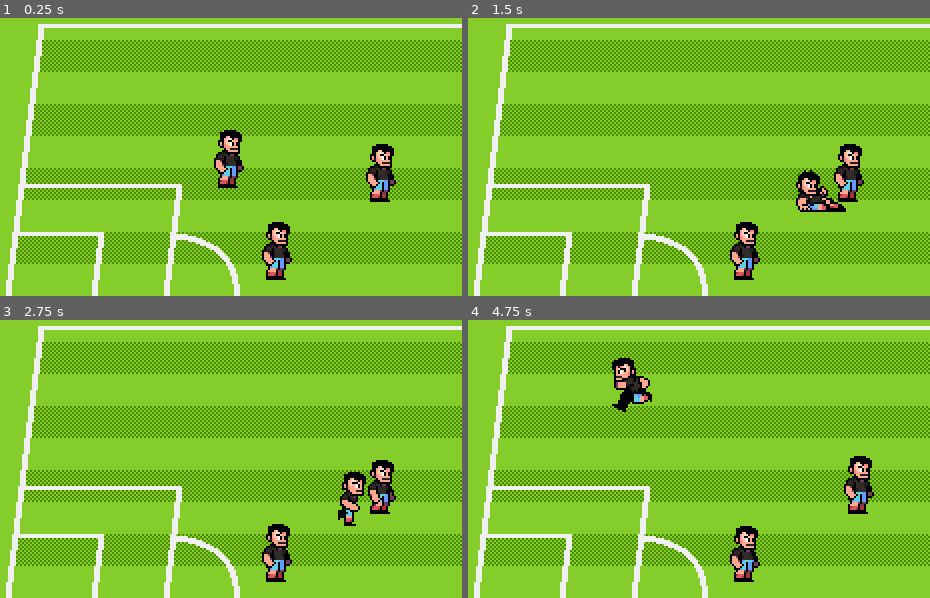
Above: before the commit, frames 1-4 (two rows, left to right).
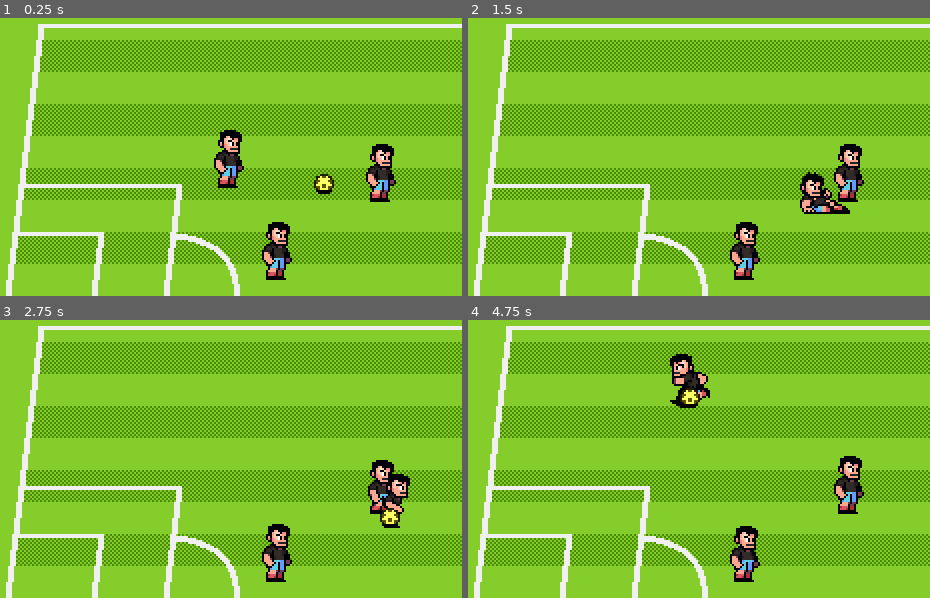
Above: after the commit, the same moments.

Repository: TechAoba/soccer-game
Game: Godot game, scene res://scenes/world.tscn
Same seed, same stepped clock (60 frames per second), same inputs: the game is played once before the commit and once after it.
Inputs:
- Up to frame 1 (0.25 s): no input
- Up to frame 2 (1.5 s): hold D (p1_right) 0.53-1.28 s; tap F (p1_pass) at 0.6 s; hold S (p1_down) from 1.28 s (still down); tap G (p1_shoot) at 1.35 s
- Up to frame 3 (2.75 s): release S (p1_down) at 2.03 s; hold D (p1_right) from 2.03 s (still down); tap Down (p2_down) at 2.1 s
- Up to frame 4 (4.75 s): release D (p1_right) at 2.78 s; hold W (p1_up) 2.78-3.53 s; tap Left (p2_left) at 2.85 s; hold A (p1_left) from 3.53 s (still down); tap [ (p2_pass) at 3.6 s; tap Right (p2_right) at 4.35 s

The runs differ from the first frame. In frame 1, 0.3% of the frame differs, in the area x 67-73%, y 56-64%; in frame 2, 0.8%; in frame 3, 1.5%; in frame 4, 3.4%, in the area x 31-88%, y 12-70%.

Commit message:
add ball object and associated state machine

Diff:
--- a/project.godot
+++ b/project.godot
@@ -95,6 +95,12 @@
 ]
 }
 
+[layer_names]
+
+2d_physics/layer_1="PitchWalls"
+2d_physics/layer_2="Player"
+2d_physics/layer_3="Ball"
+
 [rendering]
 
 textures/canvas_textures/default_texture_filter=0
--- /dev/null
+++ b/scenes/ball/ball.gd
@@ -0,0 +1,24 @@
+extends AnimatableBody2D
+class_name Ball
+
+enum State { CARRIED, FREEFORM, SHOOT }
+
+@onready var player_detection_area: Area2D = %PlayerDetectionArea
+
+var carrier: Player = null
+var current_state: BallState = null
+var state_factory := BallStateFactory.new()
+var velocity := Vector2.ZERO
+
+func _ready() -> void:
+	switch_state(State.FREEFORM)
+
+
+func switch_state(state: Ball.State) -> void:
+	if current_state != null:
+		current_state.queue_free()
+	current_state = state_factory.get_fresh_state(state)
+	current_state.set_up(self, player_detection_area, carrier)
+	current_state.state_transition_requested.connect(switch_state.bind())
+	current_state.name = "BallStateMachine"
+	call_deferred("add_child", current_state)
--- /dev/null
+++ b/scenes/ball/ball.tscn
@@ -0,0 +1,103 @@
+[gd_scene load_steps=10 format=3 uid="uid://xsagrribtlel"]
+
+[ext_resource type="Texture2D" uid="uid://rccapmqxuwyb" path="res://assets/art/props/soccer-ball.png" id="1_nv6q1"]
+[ext_resource type="Script" uid="uid://ct1ev75xw14km" path="res://scenes/ball/ball.gd" id="1_stoaj"]
+[ext_resource type="Texture2D" uid="uid://dh4ke4eissa2" path="res://assets/art/props/ball-shadow.png" id="2_stoaj"]
+
+[sub_resource type="CircleShape2D" id="CircleShape2D_xotqv"]
+radius = 5.0
+
+[sub_resource type="Animation" id="Animation_jbgth"]
+resource_name = "idle"
+length = 0.1
+loop_mode = 1
+step = 0.1
+tracks/0/type = "value"
+tracks/0/imported = false
+tracks/0/enabled = true
+tracks/0/path = NodePath("BallSprite:frame")
+tracks/0/interp = 1
+tracks/0/loop_wrap = true
+tracks/0/keys = {
+"times": PackedFloat32Array(0),
+"transitions": PackedFloat32Array(1),
+"update": 1,
+"values": [0]
+}
+
+[sub_resource type="Animation" id="Animation_yjhvv"]
+length = 0.001
+tracks/0/type = "value"
+tracks/0/imported = false
+tracks/0/enabled = true
+tracks/0/path = NodePath("BallSprite:frame")
+tracks/0/interp = 1
+tracks/0/loop_wrap = true
+tracks/0/keys = {
+"times": PackedFloat32Array(0),
+"transitions": PackedFloat32Array(1),
+"update": 1,
+"values": [0]
+}
+
+[sub_resource type="Animation" id="Animation_a81tc"]
+resource_name = "roll"
+length = 0.2
+loop_mode = 1
+step = 0.05
+tracks/0/type = "value"
+tracks/0/imported = false
+tracks/0/enabled = true
+tracks/0/path = NodePath("BallSprite:frame")
+tracks/0/interp = 1
+tracks/0/loop_wrap = true
+tracks/0/keys = {
+"times": PackedFloat32Array(0, 0.05, 0.1, 0.15),
+"transitions": PackedFloat32Array(1, 1, 1, 1),
+"update": 1,
+"values": [0, 1, 2, 3]
+}
+
+[sub_resource type="AnimationLibrary" id="AnimationLibrary_r8c1m"]
+_data = {
+&"RESET": SubResource("Animation_yjhvv"),
+&"idle": SubResource("Animation_jbgth"),
+&"roll": SubResource("Animation_a81tc")
+}
+
+[sub_resource type="CircleShape2D" id="CircleShape2D_nv6q1"]
+radius = 4.0
+
+[node name="Ball" type="AnimatableBody2D"]
+collision_layer = 4
+script = ExtResource("1_stoaj")
+
+[node name="BallSprite" type="Sprite2D" parent="."]
+texture = ExtResource("1_nv6q1")
+centered = false
+offset = Vector2(-5, -10)
+hframes = 4
+
+[node name="CollisionShape2D" type="CollisionShape2D" parent="."]
+position = Vector2(0, -5)
+shape = SubResource("CircleShape2D_xotqv")
+
+[node name="AnimationPlayer" type="AnimationPlayer" parent="."]
+libraries = {
+&"": SubResource("AnimationLibrary_r8c1m")
+}
+
+[node name="ShadowSprite" type="Sprite2D" parent="."]
+texture = ExtResource("2_stoaj")
+centered = false
+offset = Vector2(-8, -16)
+
+[node name="PlayerDetectionArea" type="Area2D" parent="."]
+unique_name_in_owner = true
+collision_layer = 0
+collision_mask = 2
+monitorable = false
+
+[node name="CollisionShape2D" type="CollisionShape2D" parent="PlayerDetectionArea"]
+position = Vector2(0, -5)
+shape = SubResource("CircleShape2D_nv6q1")
--- /dev/null
+++ b/scenes/ball/ball_state_factory.gd
@@ -0,0 +1,15 @@
+class_name BallStateFactory
+
+var states: Dictionary
+
+func _init() -> void:
+	states = {
+		Ball.State.CARRIED: BallStateCarried,
+		Ball.State.FREEFORM: BallStateFreeform,
+		Ball.State.SHOOT: BallStateShoot
+	}
+
+
+func get_fresh_state(state: Ball.State) -> BallState:
+	assert(states.has(state), "state does not exist!")
+	return states.get(state).new()
--- /dev/null
+++ b/scenes/ball/ball_states/ball_state.gd
@@ -0,0 +1,13 @@
+extends Node
+class_name BallState
+
+signal state_transition_requested(new_state: Ball.State)
+
+var ball: Ball = null
+var carrier: Player = null
+var player_detection_area: Area2D = null
+
+func set_up(context_ball: Ball, context_player_detection_area: Area2D, context_carrier: Player) -> void:
+	ball = context_ball
+	player_detection_area = context_player_detection_area
+	carrier = context_carrier
--- /dev/null
+++ b/scenes/ball/ball_states/ball_state_carried.gd
@@ -0,0 +1,8 @@
+extends BallState
+class_name BallStateCarried
+
+func _enter_tree() -> void:
+	assert(carrier != null, "carrier can not be null!")
+
+func _process(_delta: float) -> void:
+	ball.position = carrier.position
--- /dev/null
+++ b/scenes/ball/ball_states/ball_state_freeform.gd
@@ -0,0 +1,10 @@
+extends BallState
+class_name BallStateFreeform
+
+func _enter_tree() -> void:
+	player_detection_area.body_entered.connect(on_player_enter.bind())
+
+
+func on_player_enter(body: Player):
+	ball.carrier = body
+	state_transition_requested.emit(Ball.State.CARRIED)
--- /dev/null
+++ b/scenes/ball/ball_states/ball_state_shoot.gd
@@ -0,0 +1,2 @@
+extends BallState
+class_name BallStateShoot
--- a/scenes/characters/player.tscn
+++ b/scenes/characters/player.tscn
@@ -104,6 +104,7 @@
 height = 18.0
 
 [node name="Player" type="CharacterBody2D"]
+collision_layer = 2
 script = ExtResource("1_yewv4")
 
 [node name="PlayerSprite" type="Sprite2D" parent="."]
--- a/scenes/world.tscn
+++ b/scenes/world.tscn
@@ -1,9 +1,10 @@
-[gd_scene load_steps=5 format=3 uid="uid://bwf58ysvvqswm"]
+[gd_scene load_steps=6 format=3 uid="uid://bwf58ysvvqswm"]
 
 [ext_resource type="Texture2D" uid="uid://btdl2aq0ww2rl" path="res://assets/art/backgrounds/pitch-background.png" id="1_4wyf3"]
 [ext_resource type="Texture2D" uid="uid://bgv7ps3okyapy" path="res://assets/art/backgrounds/pitch-pattern.png" id="2_k0juu"]
 [ext_resource type="Texture2D" uid="uid://dt5jw1q00cof5" path="res://assets/art/backgrounds/pitch-lines.png" id="3_71j4m"]
 [ext_resource type="PackedScene" uid="uid://b6bluyy5ydxtf" path="res://scenes/characters/player.tscn" id="4_k0juu"]
+[ext_resource type="PackedScene" uid="uid://xsagrribtlel" path="res://scenes/ball/ball.tscn" id="5_71j4m"]
 
 [node name="World" type="Node2D"]
 
@@ -24,13 +25,19 @@
 texture = ExtResource("3_71j4m")
 centered = false
 
-[node name="Player" parent="." instance=ExtResource("4_k0juu")]
+[node name="ActorsContainer" type="Node2D" parent="."]
+y_sort_enabled = true
+
+[node name="Player" parent="ActorsContainer" instance=ExtResource("4_k0juu")]
 position = Vector2(164, 126)
 control_scheme = 1
 
-[node name="Player2" parent="." instance=ExtResource("4_k0juu")]
+[node name="Player2" parent="ActorsContainer" instance=ExtResource("4_k0juu")]
 position = Vector2(240, 133)
 control_scheme = 2
 
-[node name="Player3" parent="." instance=ExtResource("4_k0juu")]
+[node name="Player3" parent="ActorsContainer" instance=ExtResource("4_k0juu")]
 position = Vector2(188, 172)
+
+[node name="Ball" parent="ActorsContainer" instance=ExtResource("5_71j4m")]
+position = Vector2(211, 129)
Not shown, added: scenes/ball/ball.gd.uid
Not shown, added: scenes/ball/ball_state_factory.gd.uid
Not shown, added: scenes/ball/ball_states/ball_state.gd.uid
Not shown, added: scenes/ball/ball_states/ball_state_carried.gd.uid
Not shown, added: scenes/ball/ball_states/ball_state_freeform.gd.uid
Not shown, added: scenes/ball/ball_states/ball_state_shoot.gd.uid
